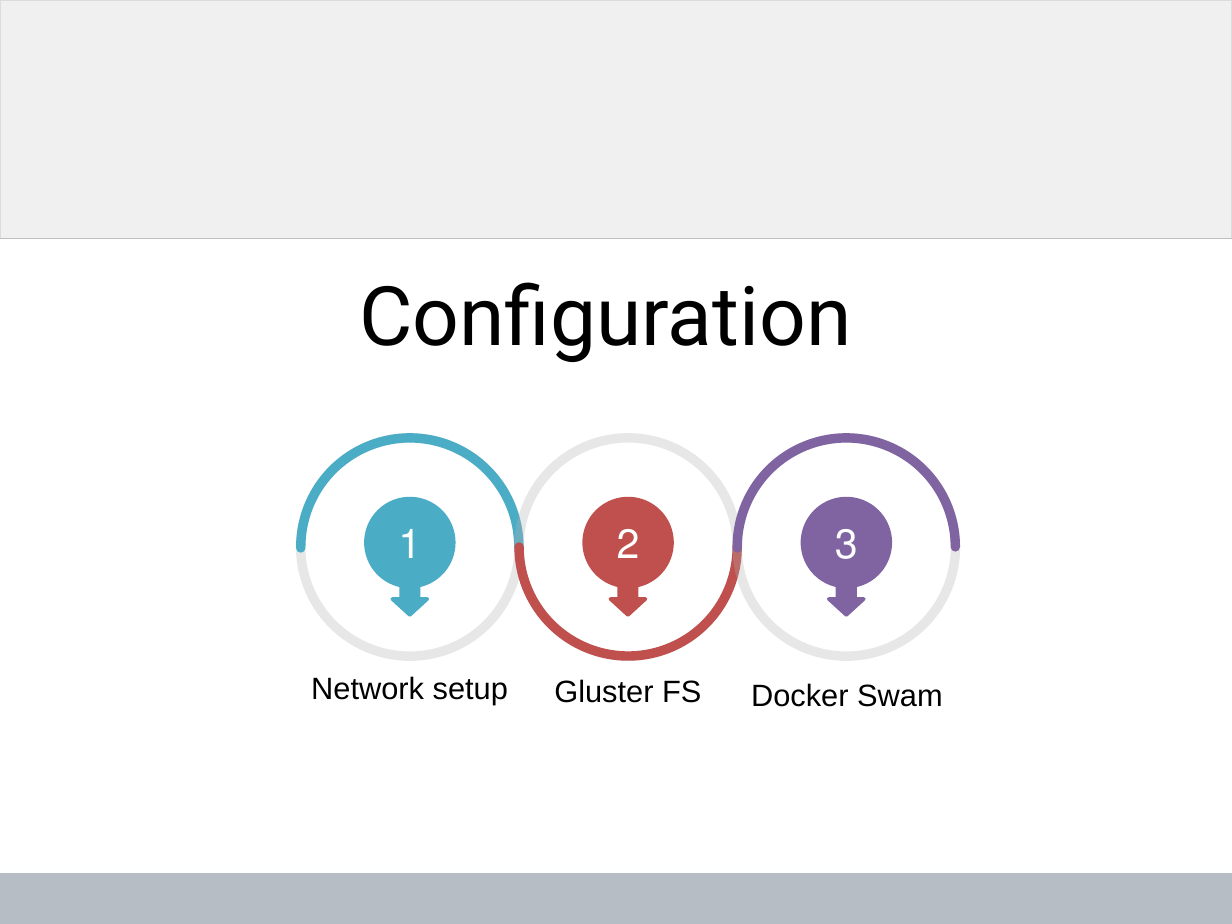
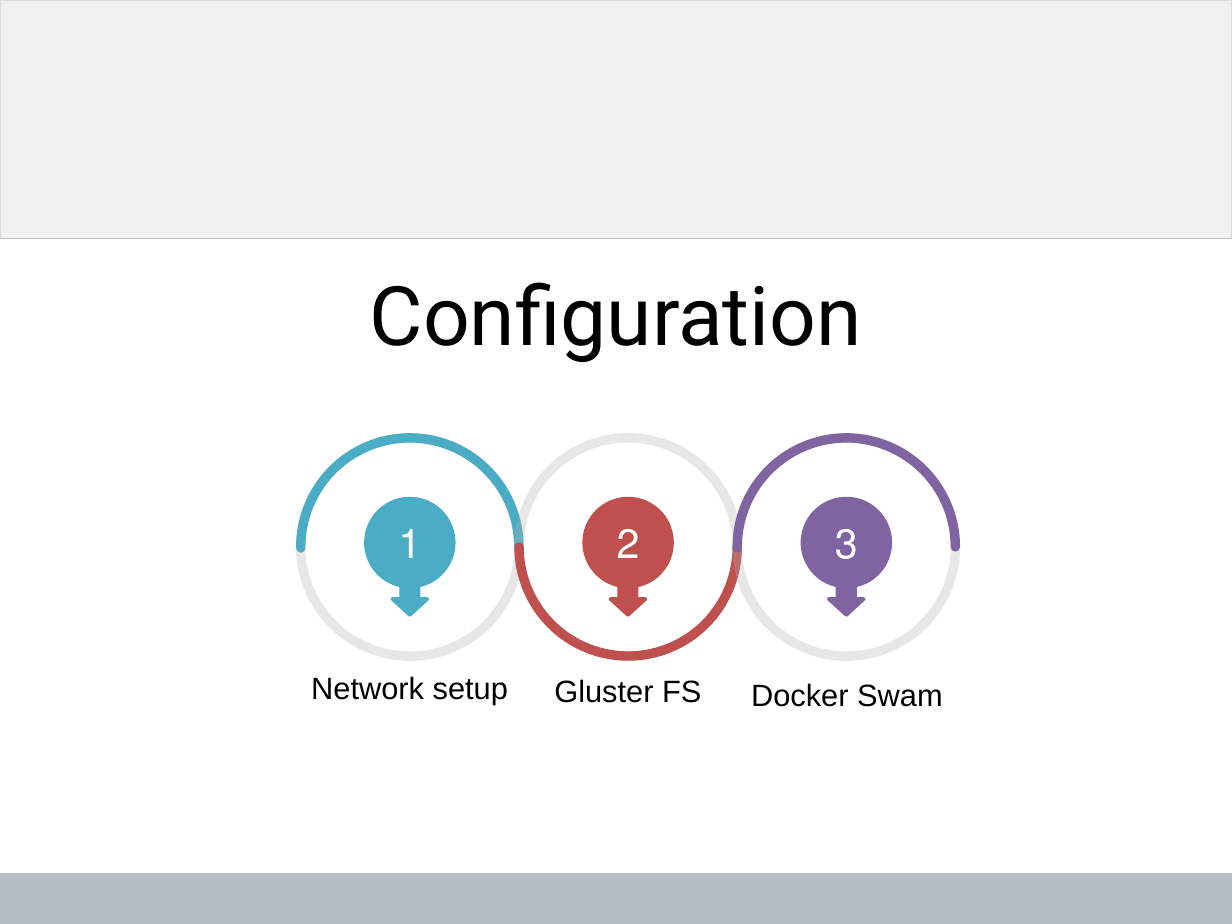
Before and after one commit to sahityacodes/VirtualizationCloudComputingProject, a slide deck: slide 9 of VCC.pptx. Drawn at 1232x924 pixels with LibreOffice and Linux fonts; fonts in the diff are those of the drawing; grey boxes stand for pictures. Boxes give left, top, right and bottom in pixels: in the first picture for what was removed or moved away, otherwise in the second. Text is boxed around its words. In the diff, an @@ line names an element or a change of style, - is before the commit and + after.

```diff
--- a/VCC.pptx
+++ b/VCC.pptx
@@ text "Configuration": place and size @@
-text "Configuration" at <box>359,282,851,362</box>
+text "Configuration" at <box>370,282,862,362</box>
```
Also in this commit, not shown: 20 other slides changed, 1 slide added.
